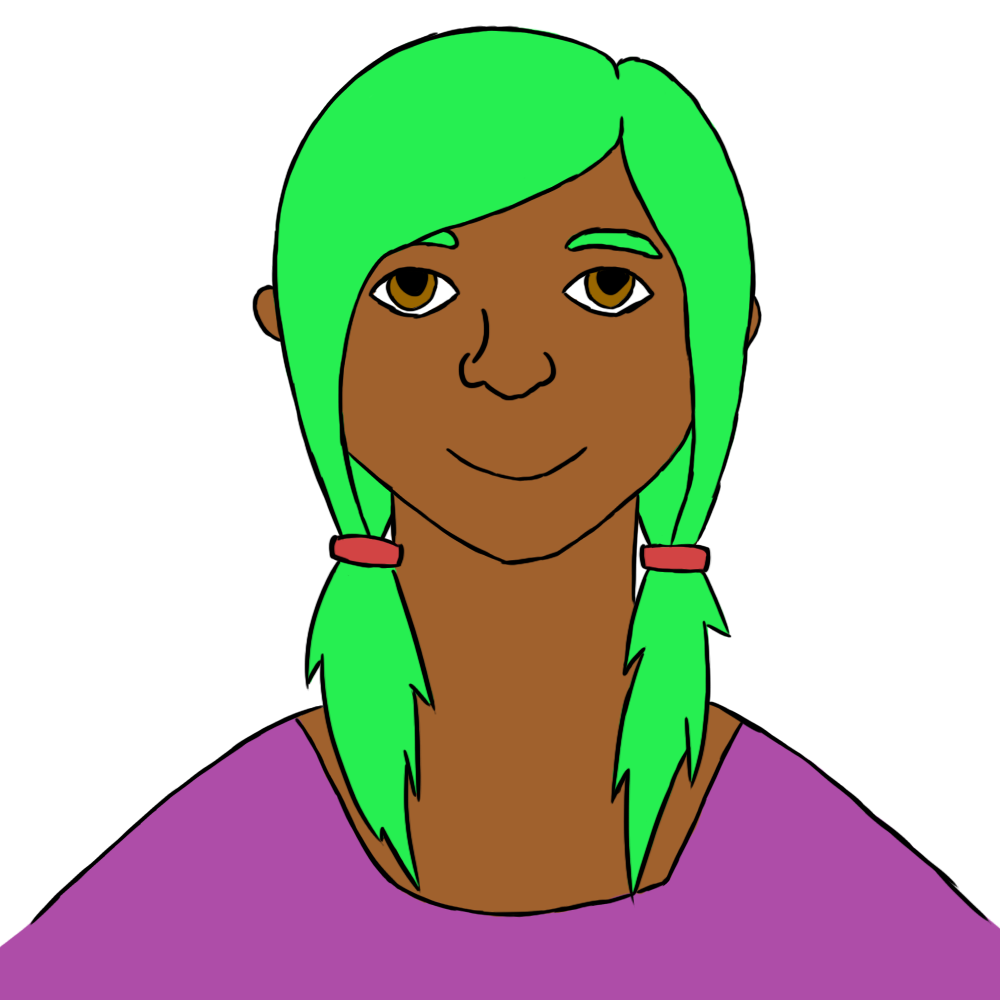
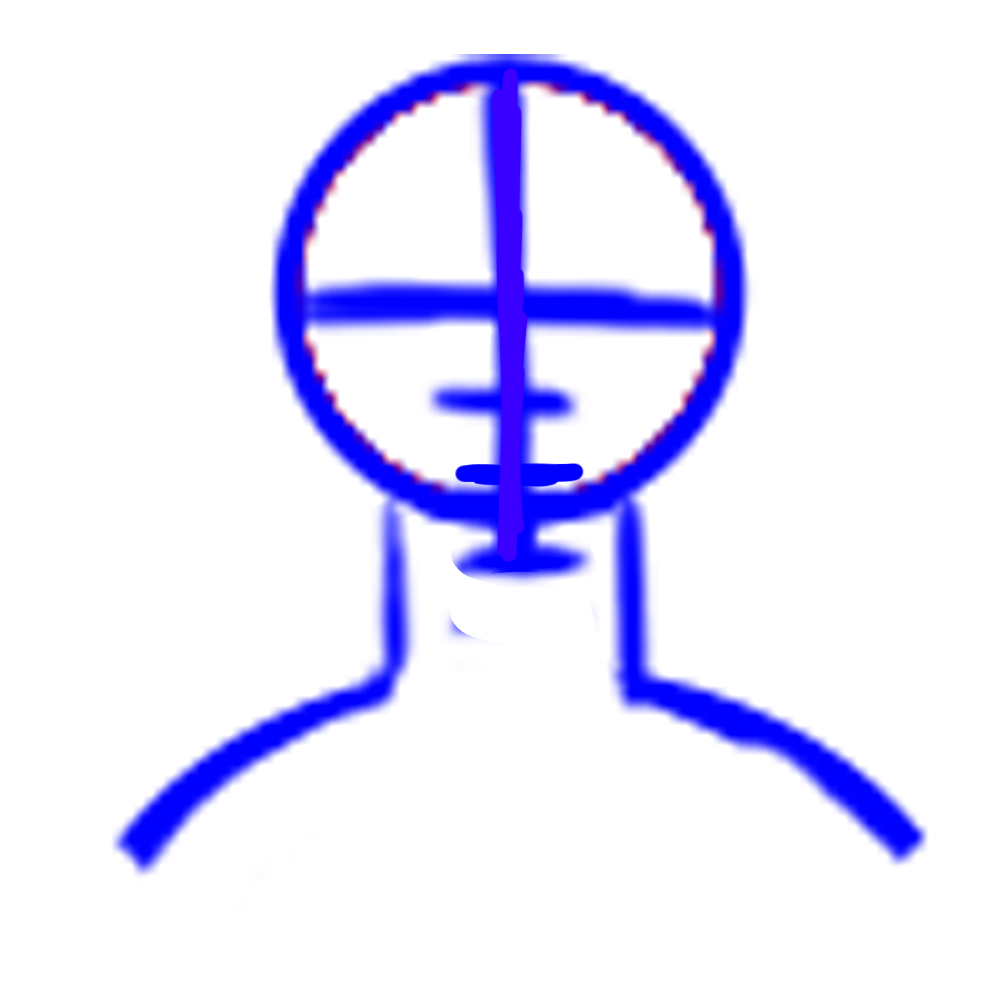
Before/after of a 1000 x 1000 layered artwork. What changed in the layer stack:
hid "Layer 16" over [29, 25, 992, 926]
hid "Layer 17" over [0, 27, 1000, 1000]
showed "Shape 4" over [111, 54, 937, 910]
